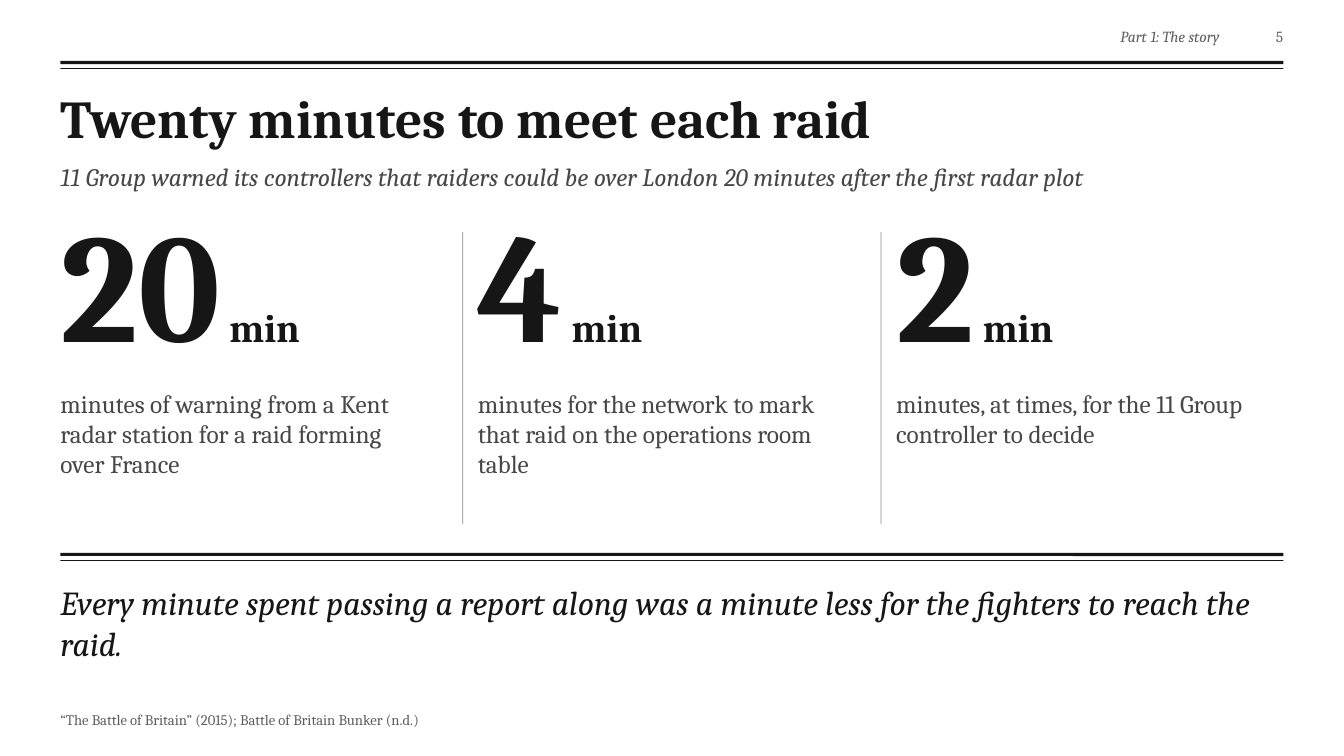
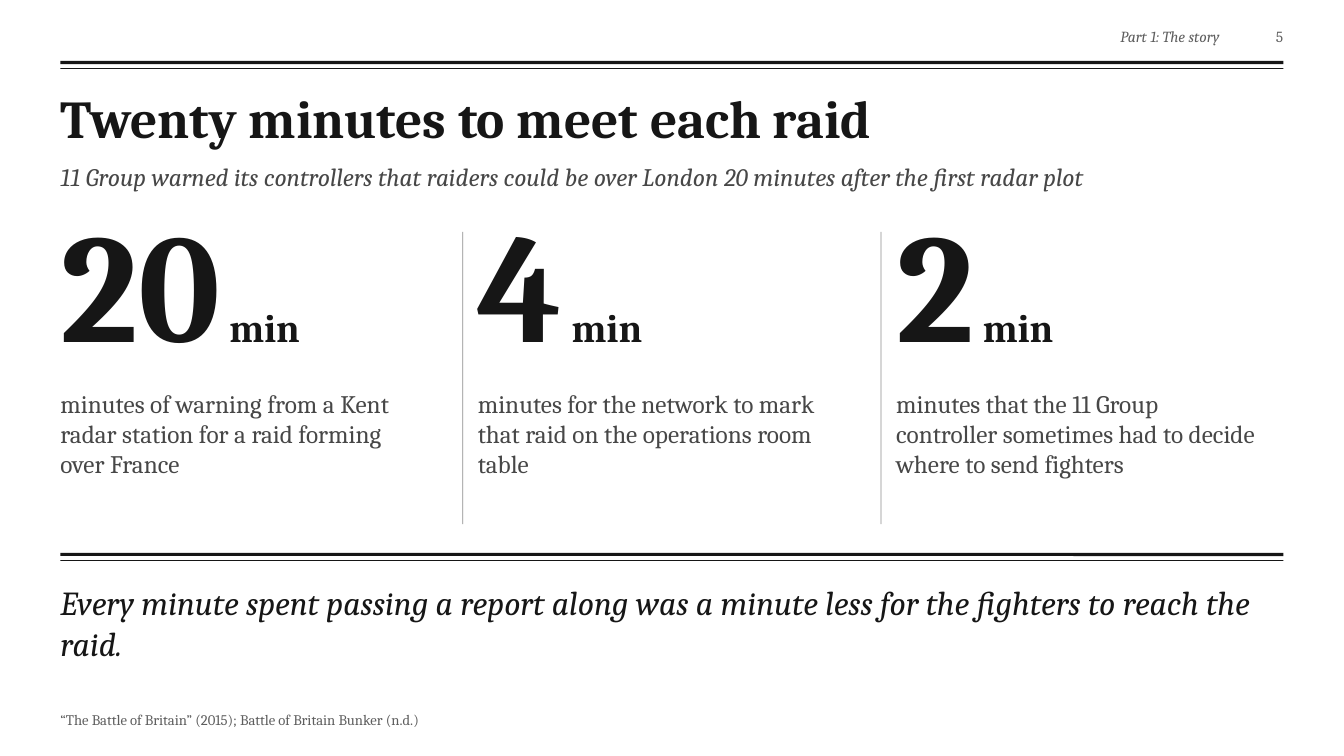
Before and after one commit to fengyiqicoder/fumadocs, a slide deck: slide 5 of dowding-presentation/Dowding_Effective_Communication.pptx. Drawn at 1344x756 pixels with LibreOffice and Linux fonts; fonts in the diff are those of the drawing; background and template pictures are left out. Boxes give left, top, right and bottom in pixels: in the first picture for what was removed or moved away, otherwise in the second. Text is boxed around its words. In the diff, an @@ line names an element or a change of style, - is before the commit and + after.

```diff
--- a/dowding-presentation/Dowding_Effective_Communication.pptx
+++ b/dowding-presentation/Dowding_Effective_Communication.pptx
@@ text at (x1=896, y1=395, x2=1255, y2=479): text changed @@
-minutes, at times, for the 11 Group controller to decide
+minutes that the 11 Group controller sometimes had to decide where to send fighters
```
Also in this commit, not shown: 14 other slides changed, 2 other files.
